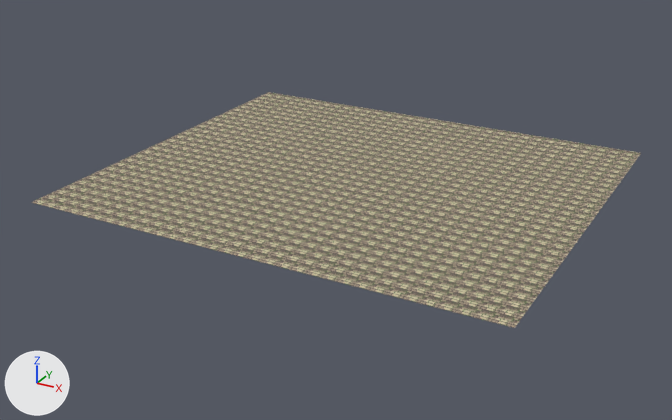
The glTF model games/hearthmoor/areas/prismvault/public/art/kit/scene_ground.glb as it was, and as the next commit left it.
Camera for both pictures: a 50 mm lens placed at (68.1, -131.0, 58.4), pointed at (-1.9, -3.7, -5.3). Lighting does not change. The marker at lower left points along +X, +Y and +Z. The older version comes first. Vertices at exactly the same position are counted once.

Names of what the first picture shows: 'scene_ground'.
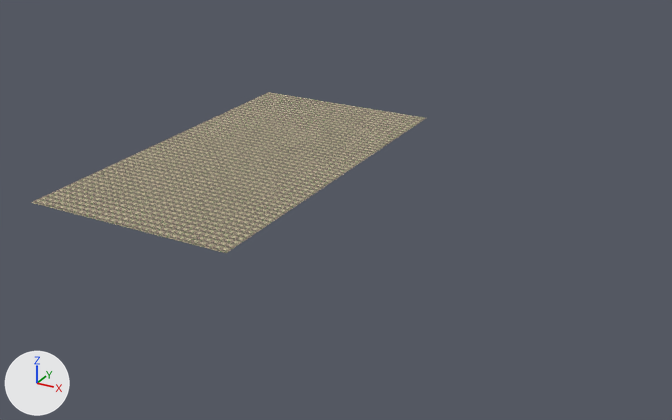
The newer file is also rescaled (x1.857), turned or shifted as a whole; pictures and numbers use the older file's frame.

Location of each change, (x1, y1, x2, y2) in pixels of the pictures (672 x 420 px):
'scene_ground', reshaped (35% narrower, 32% shorter)
    before: (31, 92, 641, 328)
    after: (31, 92, 426, 253)

The edits, one by one:
me_scene_ground is used by ob_scene_ground; location (0.0, 0.0, 0.0).
me_scene_ground had 4 vertices, 2 faces and spanned x -40.0..40.0, y -35.0..35.0, z 0.0.
me_scene_ground now has 4 vertices, 2 faces and spans x -40.0..-2.3, y -35.0..35.0, z 0.0.
Part 1, on me_scene_ground:
Vertex 1 of me_scene_ground moves from (40.0, -35.0, 0.0) at pixel (514, 328) to (-2.3, -35.0, 0.0) at pixel (226, 253).
Vertex 2 of me_scene_ground moves from (40.0, 35.0, 0.0) at pixel (641, 152) to (-2.3, 35.0, 0.0) at pixel (426, 117).
